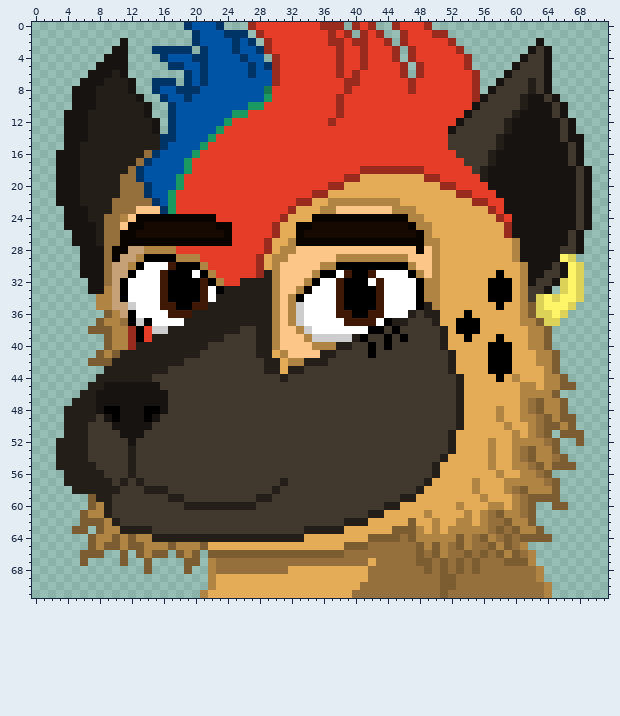
A sprite sheet gets an edit: sprites/spr_nat_faces/531d35eb-730a-4ca3-bacc-f66650528c78.png. This is how it looked before the edit.
The file is 72x72 pixels.
The same view after the edit:
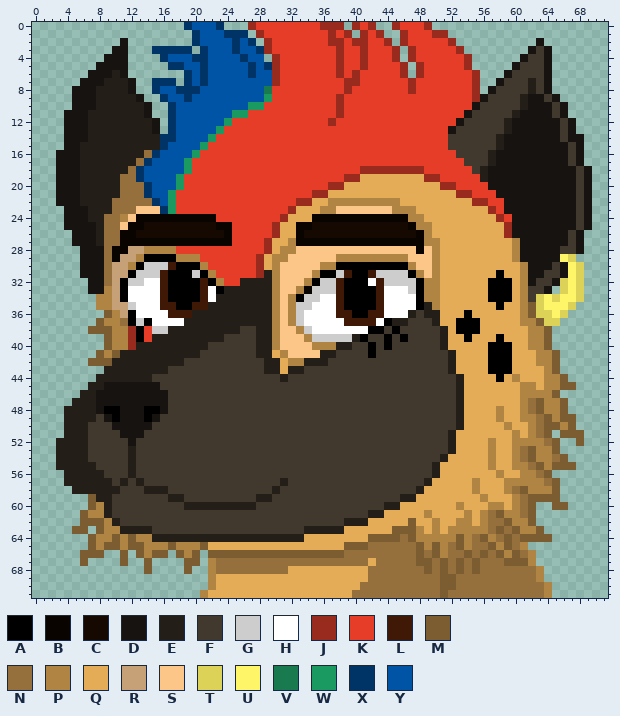
Palette (. is transparent): A #000000  B #0a0401  C #160902  D #161310  E #231e18  F #42392e  G #cdcdcd  H #ffffff  J #992a1e  K #e53d27  L #3f1906  M #7c5c31  N #96703c  P #b08442  Q #e5ac57  R #c6a077  S #fdc689  T #dbd257  U #fff568  V #187a4e  W #1a9961  X #003366  Y #0054a6
From old to new:
Colour H becomes colour G in row 30 at x 14 to 16; in row 31 at x 13 to 15, 20, 38 and 43 to 46; in row 32 at x 12 to 13, 36 to 37 and 44 to 47; in row 33 at x 35 to 37 and 47; in row 34 at x 34 to 35; in row 35 at x 34.
Changed places in both pictures, as pixel boxes (x1, y1, x2, y2):
changed: (128, 262, 200, 286)
changed: (304, 270, 344, 310)
changed: (376, 270, 416, 294)
